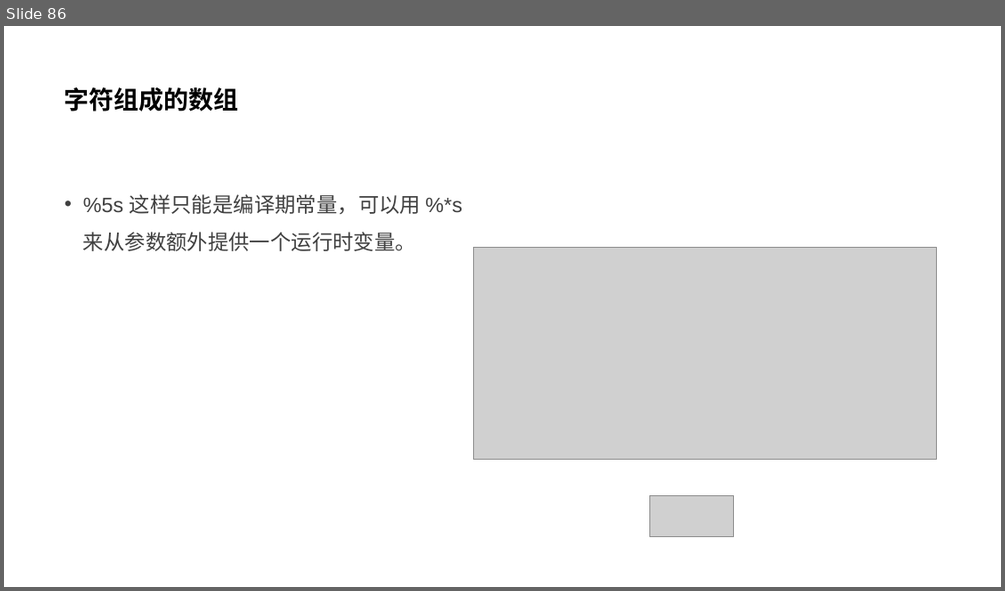
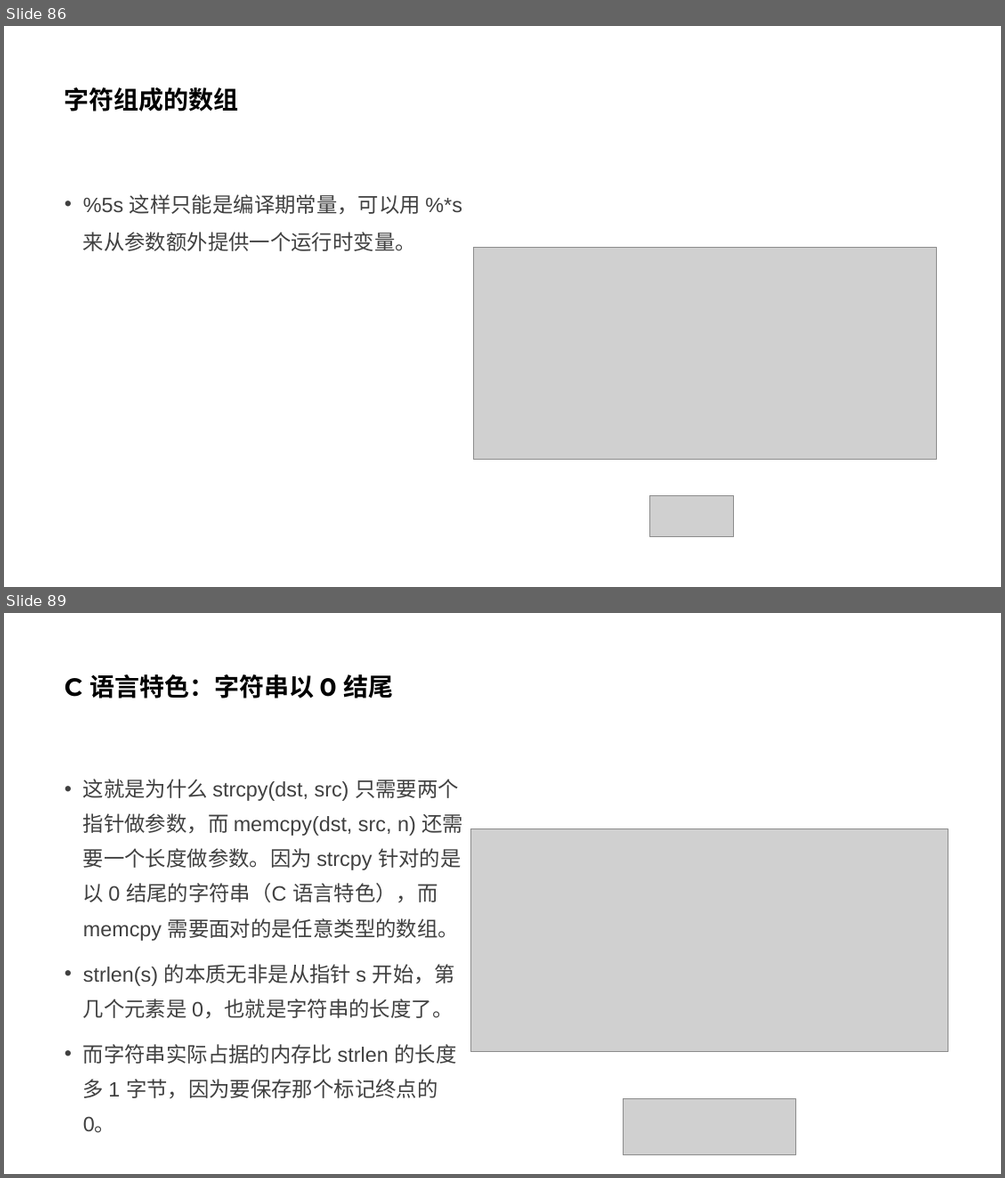
Before and after one commit to parallel101/course, a slide deck: 12/slides.pptx. Shown one above the other, each under a label of ours: slide 86 before the commit, slides 86 and 89 after it; the slides between them are not shown. The pictures are 1005x591 and 1005x1178 pixels, drawn with LibreOffice and Linux fonts; fonts in the diff are those of the drawing; grey boxes stand for pictures. Boxes give left, top, right and bottom in pixels: in the first picture for what was removed or moved away, otherwise in the second. Text is boxed around its words. In the diff, an @@ line names an element or a change of style, - is before the commit and + after.

```diff
--- a/12/slides.pptx
+++ b/12/slides.pptx
@@ slide 89 added at (4,613,1001,1174), background #FFFFFF @@
@@ title added at (65,674,394,698), 24 pt, text #000000, bold @@
+C 语言特色：字符串以 0 结尾
@@ text added at (83,779,464,1098), 20 pt, text #404040 @@
+• 这就是为什么 strcpy(dst, src) 只需要两个指针做参数，而 memcpy(dst, src, n) 还需要一个长度做参数。因为 strcpy 针对的是以 0 结尾的字符串（C 语言特色），而 memcpy 需要面对的是任意类型的数组。
+• strlen(s) 的本质无非是从指针 s 开始，第几个元素是 0，也就是字符串的长度了。
+• 而字符串实际占据的内存比 strlen 的长度多 1 字节，因为要保存那个标记终点的 0。
@@ picture added at (470,829,947,1052) @@
@@ picture added at (623,1098,797,1154) @@
```
Also in this commit, not shown: 2 other slides added, 4 other files.
